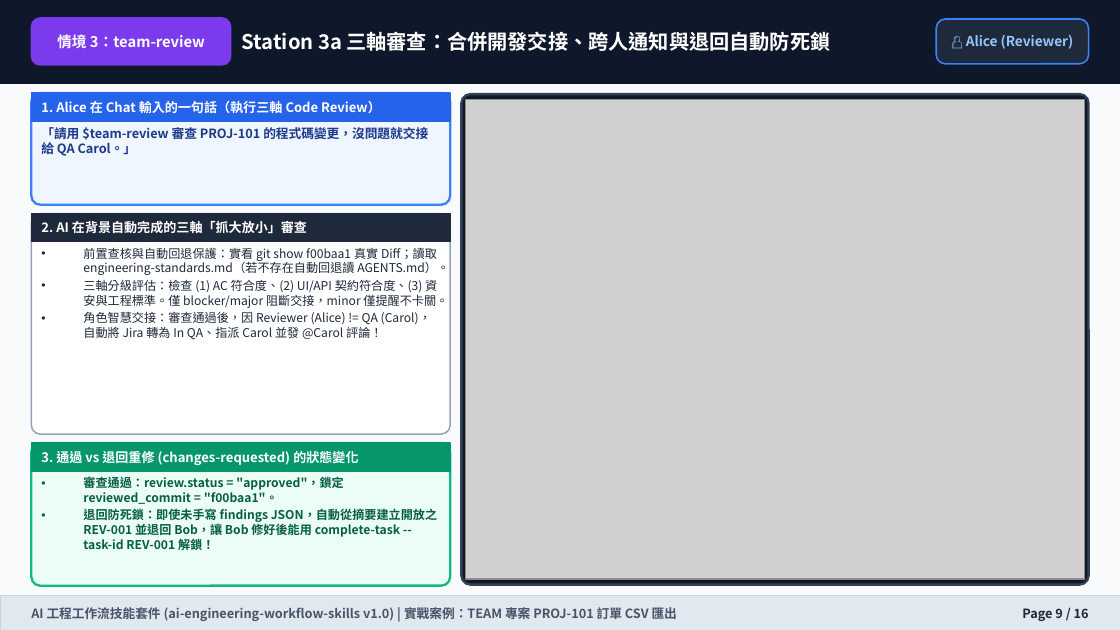
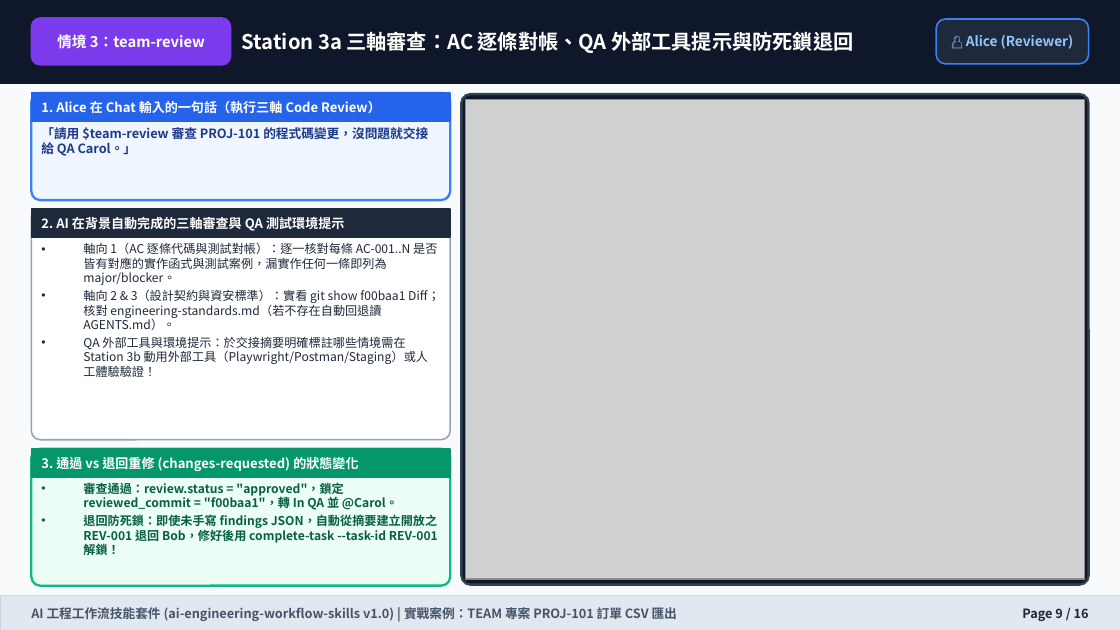
Before and after one commit to wilsonliu123/ai-engineering-workflow-skills, a slide deck: slide 9 of docs/training-manual.pptx. Drawn at 1120x630 pixels with LibreOffice and Linux fonts; fonts in the diff are those of the drawing; grey boxes stand for pictures. Boxes give left, top, right and bottom in pixels: in the first picture for what was removed or moved away, otherwise in the second. Text is boxed around its words. In the diff, an @@ line names an element or a change of style, - is before the commit and + after.

```diff
--- a/docs/training-manual.pptx
+++ b/docs/training-manual.pptx
@@ text at (x1=242, y1=31, x2=853, y2=53): text changed @@
-Station 3a 三軸審查：合併開發交接、跨人通知與退回自動防死鎖
+Station 3a 三軸審查：AC 逐條對帳、QA 外部工具提示與防死鎖退回
@@ rounded rectangle resized from (x1=31, y1=93, x2=450, y2=205) to (x1=31, y1=93, x2=450, y2=200) @@
@@ rounded rectangle resized from (x1=31, y1=214, x2=450, y2=435) to (x1=31, y1=209, x2=450, y2=440) @@
@@ rectangle moved from (x1=31, y1=214, x2=450, y2=242) to (x1=31, y1=209, x2=450, y2=237) @@
@@ text at (x1=41, y1=217, x2=344, y2=231): text changed @@
-2. AI 在背景自動完成的三軸「抓大放小」審查
+2. AI 在背景自動完成的三軸審查與 QA 測試環境提示
@@ text at (x1=83, y1=243, x2=440, y2=377): text changed @@
-• 前置查核與自動回退保護：實看 git show f00baa1 真實 Diff；讀取 engineering-standards.md（若不存在自動回退讀 AGENTS.md）。
-• 三軸分級評估：檢查 (1) AC 符合度、(2) UI/API 契約符合度、(3) 資安與工程標準。僅 blocker/major 阻斷交接，minor 僅提醒不卡關。
-• 角色智慧交接：審查通過後，因 Reviewer (Alice) != QA (Carol)，自動將 Jira 轉為 In QA、指派 Carol 並發 @Carol 評論！
+• 軸向 1（AC 逐條代碼與測試對帳）：逐一核對每條 AC-001..N 是否皆有對應的實作函式與測試案例，漏實作任何一條即列為 major/blocker。
+• 軸向 2 & 3（設計契約與資安標準）：實看 git show f00baa1 Diff；核對 engineering-standards.md（若不存在自動回退讀 AGENTS.md）。
+• QA 外部工具與環境提示：於交接摘要明確標註哪些情境需在 Station 3b 動用外部工具（Playwright/Postman/Staging）或人工體驗驗證！
@@ rectangle moved from (x1=31, y1=444, x2=450, y2=472) to (x1=31, y1=449, x2=450, y2=477) @@
@@ proportions changed in 3 elements at (x1=31, y1=209, x2=450, y2=440), (x1=31, y1=93, x2=450, y2=200), (x1=31, y1=449, x2=450, y2=586) @@
@@ rounded rectangle resized from (x1=31, y1=444, x2=450, y2=586) to (x1=31, y1=449, x2=450, y2=586) @@
@@ text "3. 通過 vs 退回重修 (changes-requested) ..." moved from (x1=41, y1=448, x2=358, y2=466) to (x1=41, y1=454, x2=358, y2=472) @@
@@ text at (x1=83, y1=482, x2=438, y2=555): text changed @@
-• 審查通過：review.status = "approved"，鎖定 reviewed_commit = "f00baa1"。
-• 退回防死鎖：即使未手寫 findings JSON，自動從摘要建立開放之 REV-001 並退回 Bob，讓 Bob 修好後能用 complete-task --task-id REV-001 解鎖！
+• 審查通過：review.status = "approved"，鎖定 reviewed_commit = "f00baa1"，轉 In QA 並 @Carol。
+• 退回防死鎖：即使未手寫 findings JSON，自動從摘要建立開放之 REV-001 退回 Bob，修好後用 complete-task --task-id REV-001 解鎖！
```
Also in this commit, not shown: 11 other slides changed, 15 other files.
